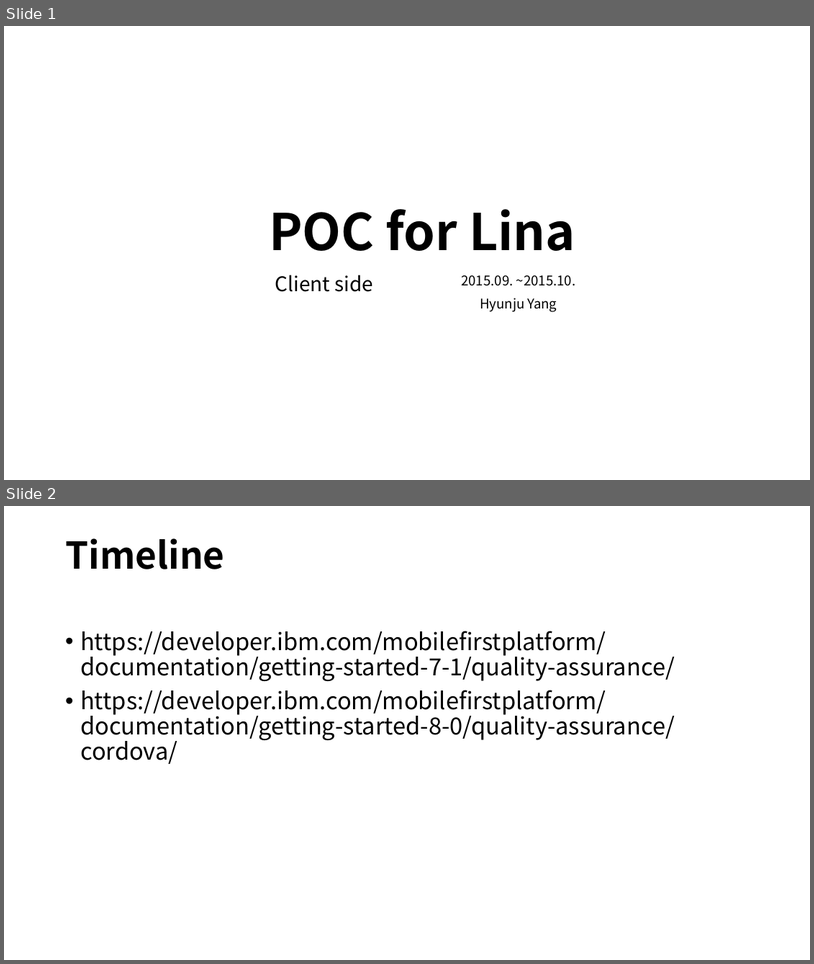
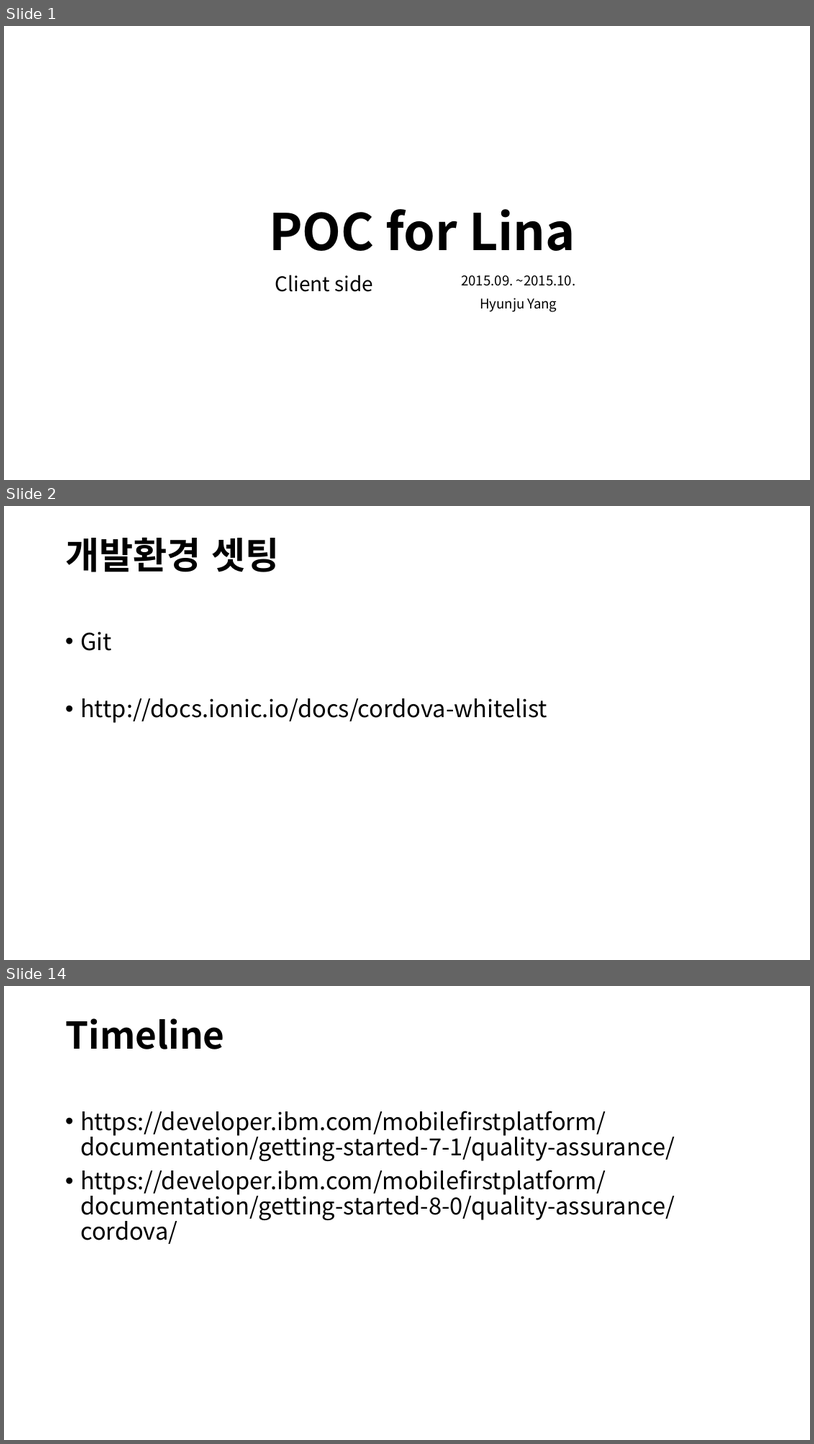
Before and after one commit to hjooyang/poc, a slide deck: POC for Lina.ppt. Shown one above the other, each under a label of ours: slides 1 and 2 before the commit, slides 1, 2 and 14 after it; the slides between them are not shown. The pictures are 814x964 and 814x1444 pixels, drawn with LibreOffice and Linux fonts; fonts in the diff are those of the drawing. Boxes give left, top, right and bottom in pixels: in the first picture for what was removed or moved away, otherwise in the second. Text is boxed around its words. In the diff, an @@ line names an element or a change of style, - is before the commit and + after.

```diff
--- a/POC for Lina.ppt
+++ b/POC for Lina.ppt
@@ slide 2 added at (4, 506, 810, 960), background #FFFFFF @@
@@ title added at (65, 537, 280, 572), 44 pt, text #000000, bold @@
+개발환경 셋팅
@@ text added at (80, 631, 548, 723), 28 pt, text #000000 @@
+• Git
+• http://docs.ionic.io/docs/cordova-whitelist
@@ what was slide 2 is now slide 14 @@
```
Also in this commit, not shown: 1 slide changed, 14 other slides added, 3 slides removed.
